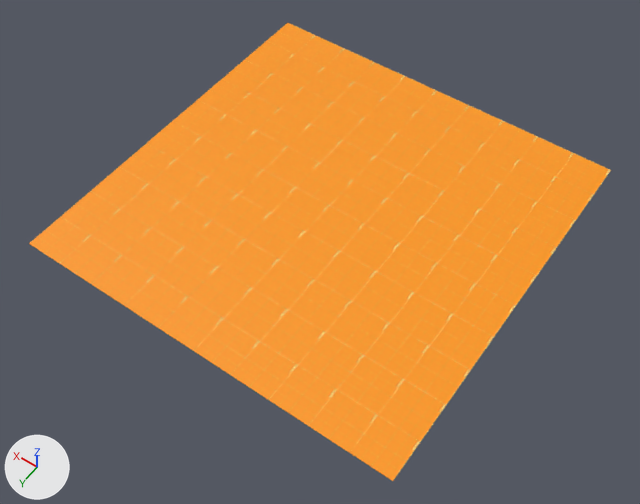
The Blender file res/models/plane/plane.blend as it was, and as the next commit left it.
Camera for both pictures: a 50 mm lens placed at (-79.5, 115.3, 161.0), pointed at (-3.2, 8.5, -6.8). Every picture has the same lights, and +X, +Y and +Z are marked at lower left.

Before the edit, the objects in view are built like this:
```python
mat_material_001 = bpy.data.materials.new('Material.001')
mat_material_001.use_nodes = True; mat_material_001.node_tree.nodes.clear()
_N = mat_material_001.node_tree.nodes; _L = mat_material_001.node_tree.links
n0 = _N.new('ShaderNodeOutputMaterial'); n0.name = 'Material Output'
n1 = _N.new('ShaderNodeBsdfPrincipled'); n1.name = 'Principled BSDF'
n2 = _N.new('ShaderNodeTexImage'); n2.name = 'Image Texture'
n2.image = img_dev_texture_jpg
n3 = _N.new('ShaderNodeMapping'); n3.name = 'Mapping'
n3.inputs[3].default_value = (20.0, 20.0, 20.0)  # 'Scale'
n4 = _N.new('ShaderNodeTexCoord'); n4.name = 'Texture Coordinate'
_L.new(n1.outputs[0], n0.inputs[0])  # 'BSDF' to 'Surface'
_L.new(n2.outputs[0], n1.inputs[0])  # 'Color' to 'Base Color'
_L.new(n3.outputs[0], n2.inputs[0])  # 'Vector' to 'Vector'
_L.new(n4.outputs[2], n3.inputs[0])  # 'UV' to 'Vector'
me_cube = bpy.data.meshes.new('Cube')
me_cube.from_pydata(...)  # 32 vertices, 30 faces; spans x -1.0..1.0, y -1.0..1.0, z -1.0..1.0
me_cube.materials.append(mat_material_001)
ob_cube = bpy.data.objects.new('Cube', me_cube)
ob_cube.location = (0.0, 0.0, 0.0)
ob_cube.scale = (50.0, 50.0, 0.1)
```
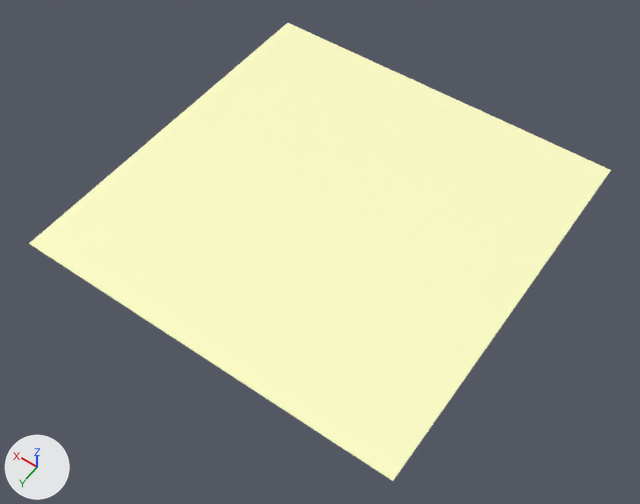
Diff of the bpy script that builds the scene:
```diff
--- a/res/models/plane/plane.blend.py
+++ b/res/models/plane/plane.blend.py
@@ img_solid_ffffc7_256x256_png @@
+img_solid_ffffc7_256x256_png = load_image('solid_ffffc7_256x256.png', 'solid_ffffc7_256x256.png', 256, 256, 'sRGB')
@@ mat_material_001 @@
 n2 = _N.new('ShaderNodeTexImage'); n2.name = 'Image Texture'
-n2.image = img_dev_texture_jpg
-n3 = _N.new('ShaderNodeMapping'); n3.name = 'Mapping'
-n3.inputs[3].default_value = (20.0, 20.0, 20.0)  # 'Scale'
-n4 = _N.new('ShaderNodeTexCoord'); n4.name = 'Texture Coordinate'
+n2.image = img_solid_ffffc7_256x256_png
 _L.new(n1.outputs[0], n0.inputs[0])  # 'BSDF' to 'Surface'
 _L.new(n2.outputs[0], n1.inputs[0])  # 'Color' to 'Base Color'
-_L.new(n3.outputs[0], n2.inputs[0])  # 'Vector' to 'Vector'
-_L.new(n4.outputs[2], n3.inputs[0])  # 'UV' to 'Vector'
```

Changed parts and their boxes (x1, y1, x2, y2) in the pictures (640 x 504 px):
'Cube', surface changed (orange to beige): (29, 23, 611, 481) in both
